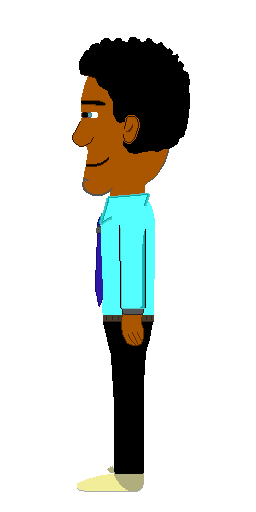
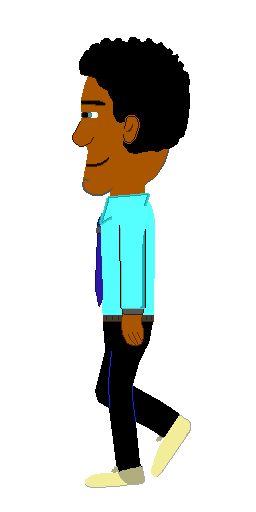
Comparing the layer stacks of the two 256x512 images. Changes:
showed "ArmsL", painted on it over box(103, 325, 148, 359)
showed "Legs5L", painted on it over box(77, 325, 191, 492)
removed layer "Base L" over box(77, 325, 155, 492)
